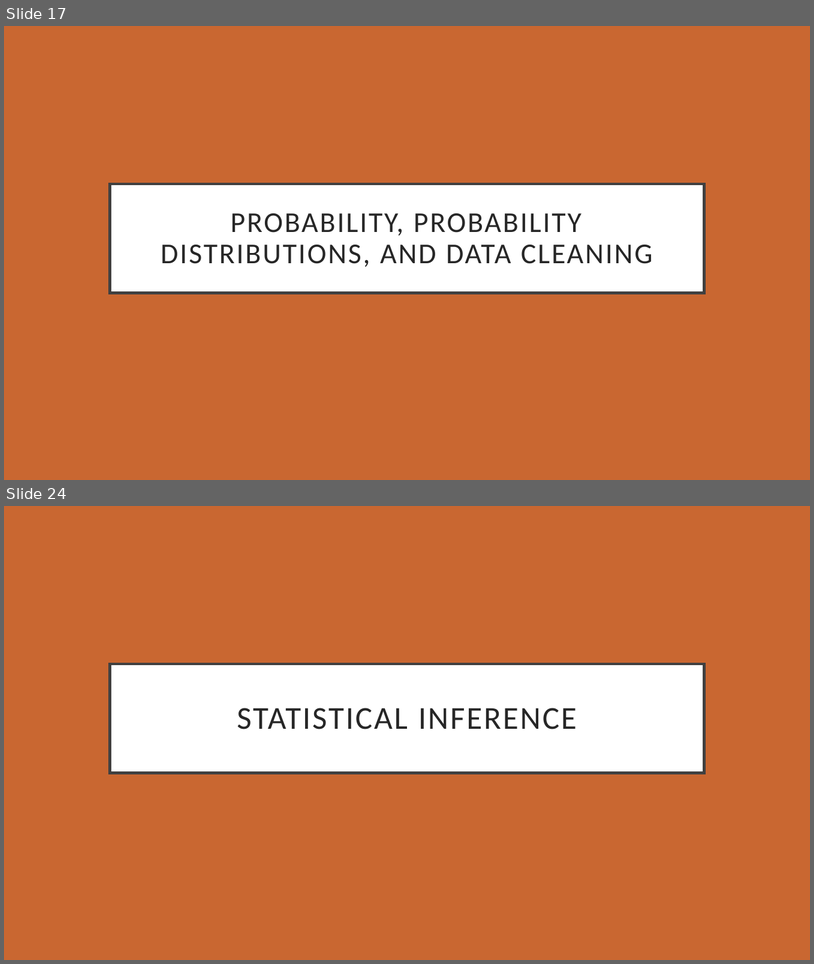
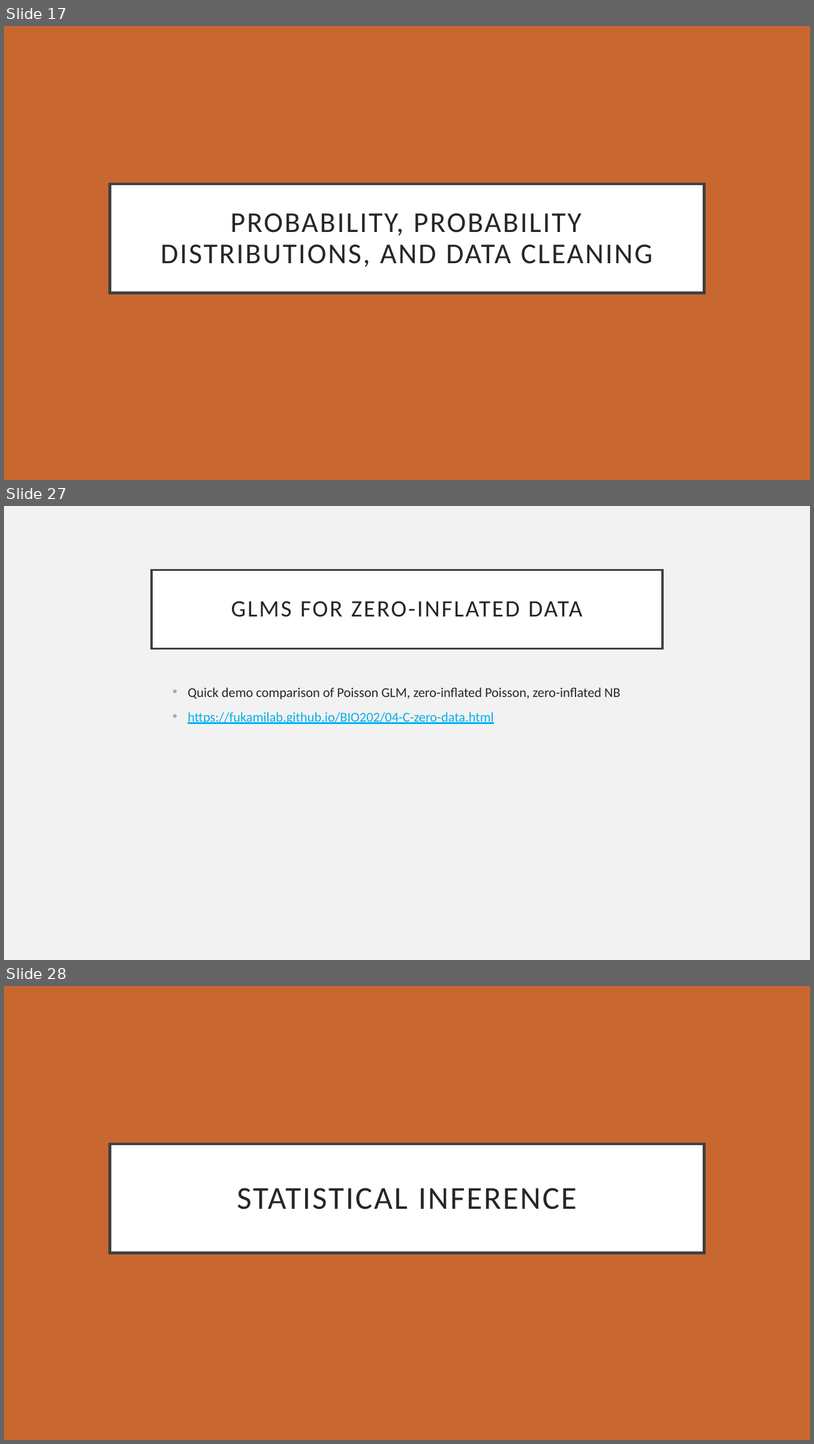
Before and after one commit to eholdmore/StatsForCompBio, a slide deck: Stats-for-Comp-Bio.pptx. Shown one above the other, each under a label of ours: slides 17 and 24 before the commit, slides 17, 27 and 28 after it; the slides between them are not shown. The pictures are 814x964 and 814x1444 pixels, drawn with LibreOffice and Linux fonts; fonts in the diff are those of the drawing. Boxes give left, top, right and bottom in pixels: in the first picture for what was removed or moved away, otherwise in the second. Text is boxed around its words. In the diff, an @@ line names an element or a change of style, - is before the commit and + after.

```diff
--- a/Stats-for-Comp-Bio.pptx
+++ b/Stats-for-Comp-Bio.pptx
@@ slide 27 added at (4,506,810,960), background #F2F2F2 @@
@@ title added at (152,570,663,648), fill #FFFFFF, outline #404040 2.5 pt, 28 pt, text #262626 @@
+GLMS FOR ZERO-INFLATED DATA
@@ text added at (188,687,621,724), 16 pt, text #262626 @@
+  • Quick demo comparison of Poisson GLM, zero-inflated Poisson, zero-inflated NB
+  • https://fukamilab.github.io/BIO202/04-C-zero-data.html
@@ what was slide 24 is now slide 28 @@
```
Also in this commit, not shown: 10 slides changed, 7 other slides added, 3 slides removed, 1 other file.
